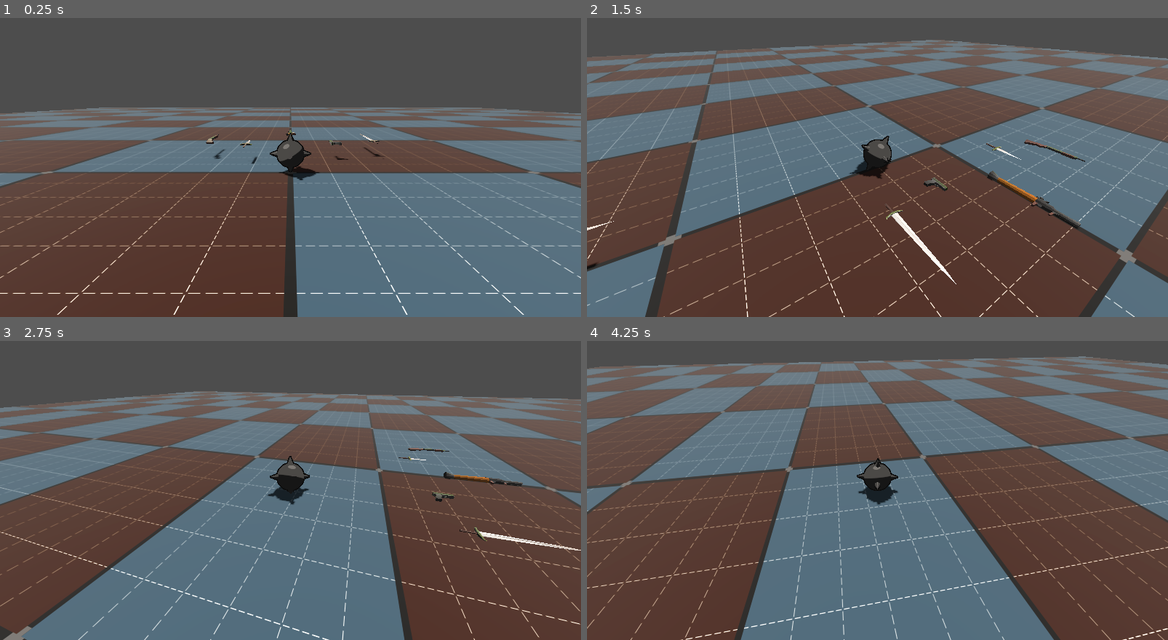
Above: before the commit, frames 1-4 (two rows, left to right).
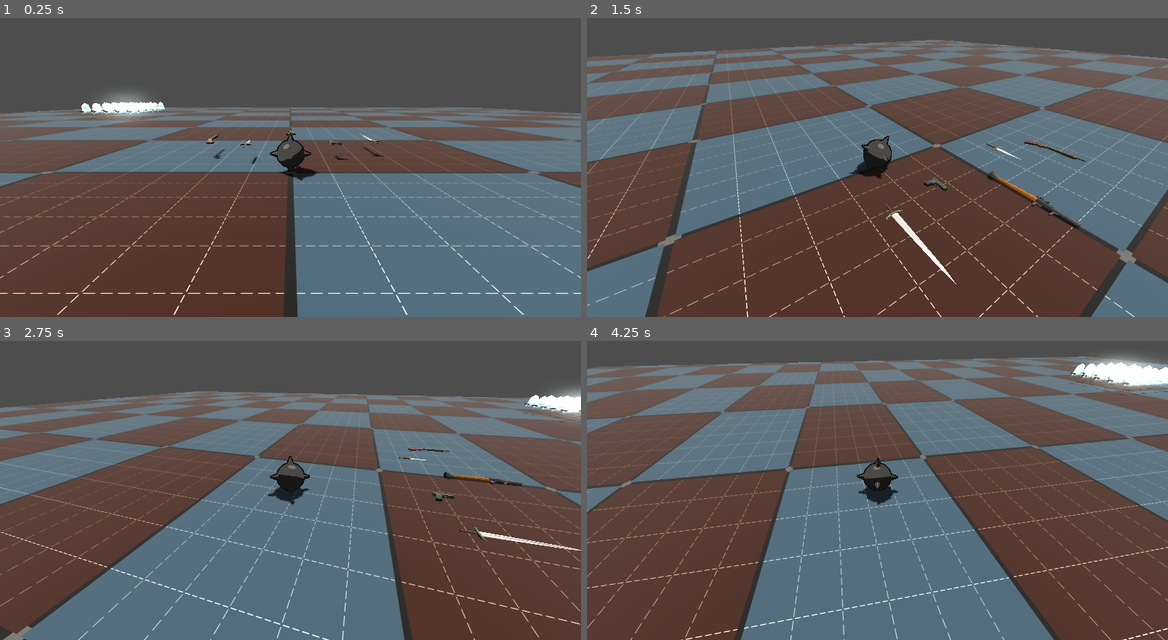
Above: after the commit, the same moments.

Repository: erikringwalters/pirate-jam-16-prototype
Game: Godot game, scene res://scenes/main.tscn
Same seed, same stepped clock (60 frames per second), same inputs: the game is played once before the commit and once after it.
Inputs (mouse positions are in pixels of both pictures, inside the frame that each line leads up to):
- Up to frame 1 (0.25 s): no input
- Up to frame 2 (1.5 s): move the mouse to (1005, 137) at 0.52 s; press the mouse at (1005, 137) at 0.53 s; hold D (move_right) 0.53-1.28 s; move the mouse to (848, 155) at 1.27 s; release the mouse at (848, 155) at 1.28 s; hold W (move_up) from 1.28 s (still down); click (848, 155) at 1.35 s
- Up to frame 3 (2.75 s): keep holding W (move_up); move the mouse to (302, 469) at 2.02 s; press the mouse at (302, 469) at 2.03 s
- Up to frame 4 (4.25 s): keep holding W (move_up); move the mouse to (871, 481) at 2.77 s; release the mouse at (871, 481) at 2.78 s; click (871, 481) at 2.85 s; move the mouse to (918, 481) at 3.52 s; press the mouse at (918, 481) at 3.53 s

The runs differ from the first frame. In frame 1, 0.8% of the frame differs, in the area x 13-29%, y 24-35%; in frame 2, less than 0.1%; in frame 3, 0.7%; in frame 4, 1.5%, in the area x 83-100%, y 4-19%.

Commit message:
spawn many enemies

Diff:
--- a/scenes/main.tscn
+++ b/scenes/main.tscn
@@ -1,9 +1,10 @@
-[gd_scene load_steps=15 format=3 uid="uid://ct0tti2mfck6l"]
+[gd_scene load_steps=16 format=3 uid="uid://ct0tti2mfck6l"]
 
 [ext_resource type="PackedScene" uid="uid://bwge4babpy161" path="res://scenes/player/player.tscn" id="1_choun"]
 [ext_resource type="Script" uid="uid://bncu4llldqjrd" path="res://scripts/main.gd" id="1_ya4ey"]
 [ext_resource type="PhysicsMaterial" uid="uid://baifveh640c1m" path="res://materials/physics_friction.tres" id="2_ya4ey"]
 [ext_resource type="Shader" uid="uid://cyolrnj113mxo" path="res://shaders/floor.gdshader" id="3_eb6dy"]
+[ext_resource type="Script" uid="uid://dhjhidvuhk8dv" path="res://scripts/spawner.gd" id="3_ya4ey"]
 [ext_resource type="PackedScene" uid="uid://dnab25acrgyoy" path="res://scenes/weapons/dagger.tscn" id="6_jkv2x"]
 [ext_resource type="PackedScene" uid="uid://ch5f82om4wwn7" path="res://scenes/weapons/handgun.tscn" id="7_jbj1t"]
 [ext_resource type="PackedScene" uid="uid://hjn3ta46v6nr" path="res://scenes/weapons/rocket.tscn" id="8_muem4"]
@@ -53,12 +54,16 @@
 
 [node name="Main" type="Node3D"]
 script = ExtResource("1_ya4ey")
+enemy_scene = ExtResource("11_ya4ey")
 
 [node name="WorldEnvironment" type="WorldEnvironment" parent="."]
 environment = SubResource("Environment_h2yge")
 
 [node name="Player" parent="." instance=ExtResource("1_choun")]
 transform = Transform3D(1, 0, 0, 0, 1, 0, 0, 0, 1, 0, 1, 0)
+
+[node name="Spawner" type="Node3D" parent="."]
+script = ExtResource("3_ya4ey")
 
 [node name="Floor" type="StaticBody3D" parent="."]
 transform = Transform3D(1, 0, 0, 0, 1, 0, 0, 0, 1, 0, -0.5, 0)
--- a/scripts/enemy.gd
+++ b/scripts/enemy.gd
@@ -7,16 +7,17 @@
 @onready var _weapon_marker = %WeaponMarker
 
 var weapon_name:NodePath
+var weapon:Node3D
 
 func _ready() -> void:
-	weapon_name = "Sword"
-	var weapon = Items.weapons[str(weapon_name)]['weapon_scene'].instantiate()
+	weapon_name = "Handgun"
+	weapon = Items.weapons[str(weapon_name)]['weapon_scene'].instantiate()
 	add_child(weapon)
 	weapon.set_collision_layers(true, false)
-	weapon.freeze = true
-	weapon.name = weapon_name
+	weapon.set_deferred("freeze", true)
 	weapon.rotation.y += deg_to_rad(180)
 	weapon.global_transform.origin = _weapon_marker.global_transform.origin
+	#get_node("RBCollision/MeshInstance3D").surface_material_override(0.resource_local_to_scene = true)
 
 func _physics_process(delta: float) -> void:
 	# Look at player # TODO: Slowly look toward player to give player a chance to avoid/kite
@@ -57,8 +58,7 @@
 		process_damage(area.melee_damage())
 
 func drop_weapon() -> void:
-	var weapon = get_node(weapon_name)
 	weapon.reparent(get_parent(), true)
 	weapon.set_collision_layers(false, false)
-	weapon.freeze = false
+	weapon.set_deferred("freeze", false)
 	print(weapon)
--- a/scripts/main.gd
+++ b/scripts/main.gd
@@ -1,4 +1,22 @@
 extends Node3D
 
+@export var enemy_scene : PackedScene
+@export var x_offset : float = 20.0
+@export var y_offset : float = 1.0
+@export var z_offset : float = 20.0
+@export var spread_offset : float = 1.5
+
 func _ready() -> void:
-	pass
+	spawn_wave(5)
+
+# n will be squared
+func spawn_wave(n:int) -> void:
+	for i in n:
+		for j in n:
+			var enemy = enemy_scene.instantiate()
+			add_child(enemy)
+			enemy.global_transform.origin = Vector3(
+				i * spread_offset + x_offset,
+				y_offset,
+				j * spread_offset + z_offset
+			)
--- a/scripts/player.gd
+++ b/scripts/player.gd
@@ -74,11 +74,7 @@
 
 func _on_pickup_body_entered(body: Node3D) -> void:
 	print(body)
-	if(body.is_in_group("Pickup") && body.is_in_group("GroundCollision")):
+	if(body.is_in_group("Pickup")):
 		body.get_node("RBCollision").reparent(self, true)
-		body.freeze = true
+		body.set_deferred("freeze", true)
 		body.pick_up()
-	elif(body.is_in_group("Pickup") && body.is_in_group("NoCollision")):
-		body.reparent(self, true)
-		body.set_deferred("process_mode", Node.PROCESS_MODE_DISABLED)
-		body.pick_up()
--- /dev/null
+++ b/scripts/spawner.gd
@@ -0,0 +1 @@
+extends Node3D
--- a/scripts/weapon.gd
+++ b/scripts/weapon.gd
@@ -36,7 +36,7 @@
 			projectile = projectile_scene.instantiate()
 			projectile.position = gun_barrel.global_position
 			projectile.transform.basis = gun_barrel.global_transform.basis
-			projectile.set_damage(Items.weapons['weapon_type']['base_damage'])
+			projectile.set_damage(Items.weapons[weapon_type]['base_damage'])
 			projectile.set_collision_layers(is_pickedup)
 			# Randomly rotate each axis
 			var axis = Vector3(1, 0, 0)
Not shown, added: scripts/spawner.gd.uid
